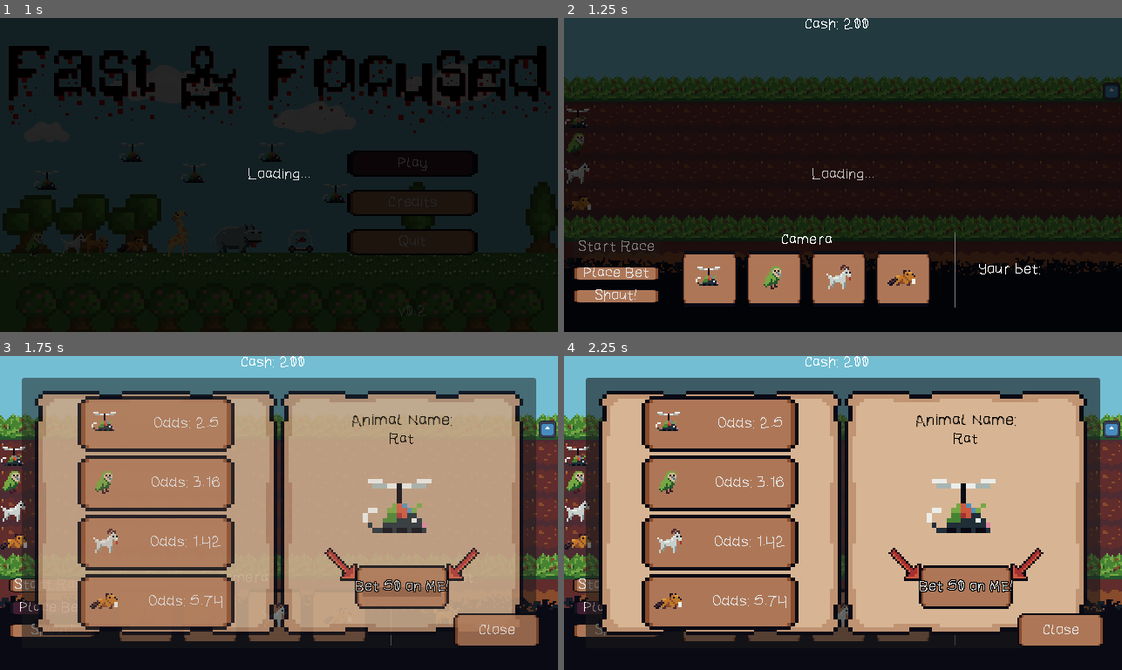
Above: before the commit, frames 1-4 (two rows, left to right).
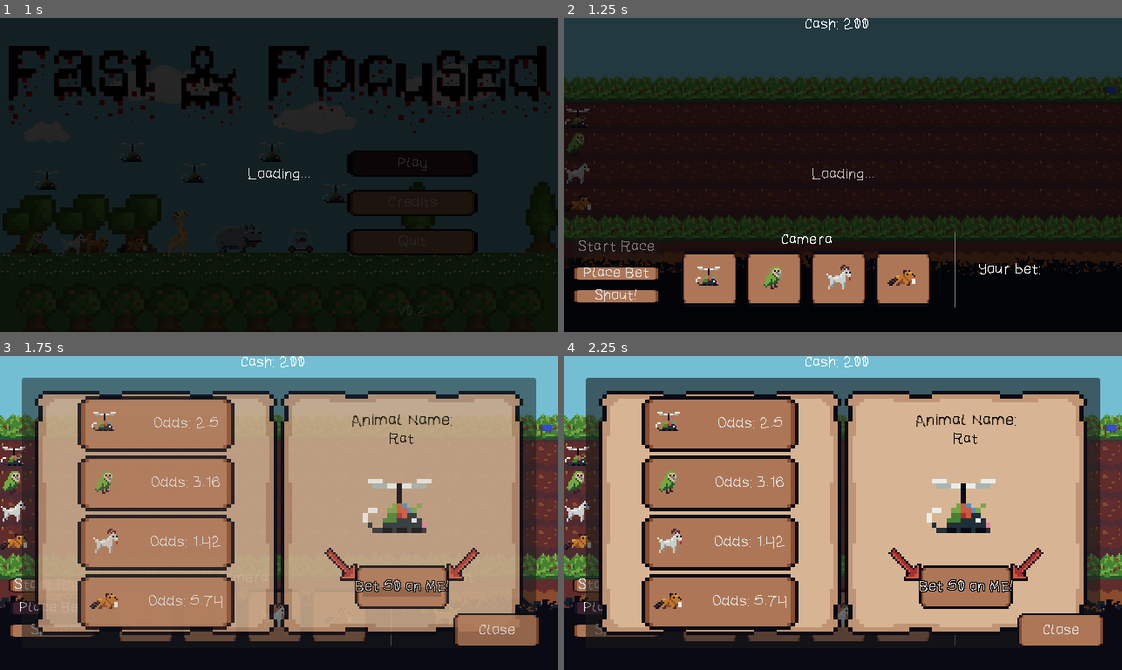
Above: after the commit, the same moments.

Repository: jame581/FastAndFocused
Game: Godot game, scene res://maps/main_menu.tscn
Same seed, same stepped clock (60 frames per second), same inputs: the game is played once before the commit and once after it. The engine's default icon, where the game draws it, is replaced by a stand-in: a white triangle on a blue panel in a dark square.
Inputs:
- Up to frame 1 (1 s): click "Play" at 0.5 s
- Up to frame 2 (1.25 s): no input
- Up to frame 3 (1.75 s): click "Place Bet" at 1.25 s
- Up to frame 4 (2.25 s): click "Start Race" at 2 s

Frame 1 is identical in both runs. In frame 2, less than 0.1% of the frame differs, in the area x 96-100%, y 20-27%; in frame 3, 0.2%; in frame 4, 0.2%.

Commit message:
add flags

Diff:
--- a/source/maps/race_level.tscn
+++ b/source/maps/race_level.tscn
@@ -131,11 +131,11 @@
 position = Vector2(1885, 84)
 
 [node name="NextStageTrigger" parent="." instance=ExtResource("7_dxed3")]
-position = Vector2(628, 84)
+position = Vector2(628, 86)
 race_stage = 2
 
 [node name="NextStageTrigger2" parent="." instance=ExtResource("7_dxed3")]
-position = Vector2(1256, 84)
+position = Vector2(1256, 86)
 race_stage = 3
 
 [node name="AnimatedSprite2D" type="AnimatedSprite2D" parent="."]
--- a/source/scenes/finishg_race_trigger.tscn
+++ b/source/scenes/finishg_race_trigger.tscn
@@ -1,7 +1,7 @@
 [gd_scene load_steps=4 format=3 uid="uid://bndkgd0wx2vwa"]
 
 [ext_resource type="Script" uid="uid://cgsngbun5b55q" path="res://scripts/game/finishg_race_trigger.gd" id="1_vrm06"]
-[ext_resource type="Texture2D" uid="uid://mk371vahuurm" path="res://icon.svg" id="2_xynts"]
+[ext_resource type="Texture2D" uid="uid://q4tjkq4y2t6e" path="res://assets/sprites/FlagFinish.png" id="2_xynts"]
 
 [sub_resource type="RectangleShape2D" id="RectangleShape2D_rbqvt"]
 size = Vector2(20, 184)
@@ -14,5 +14,5 @@
 shape = SubResource("RectangleShape2D_rbqvt")
 
 [node name="Sprite2D" type="Sprite2D" parent="."]
-scale = Vector2(0.15, 0.15)
+scale = Vector2(1.25, 1.25)
 texture = ExtResource("2_xynts")
--- a/source/scenes/next_stagel_trigger.tscn
+++ b/source/scenes/next_stagel_trigger.tscn
@@ -1,7 +1,7 @@
 [gd_scene load_steps=4 format=3 uid="uid://cnriykb7ihd22"]
 
 [ext_resource type="Script" uid="uid://bnqtvdlidpjpt" path="res://scripts/game/next_stage_trigger.gd" id="1_3fuh5"]
-[ext_resource type="Texture2D" uid="uid://mk371vahuurm" path="res://icon.svg" id="2_fsnow"]
+[ext_resource type="Texture2D" uid="uid://bvpknd3plgojf" path="res://assets/sprites/FlagBlue.png" id="2_fsnow"]
 
 [sub_resource type="RectangleShape2D" id="RectangleShape2D_rbqvt"]
 size = Vector2(20, 184)
@@ -14,5 +14,6 @@
 shape = SubResource("RectangleShape2D_rbqvt")
 
 [node name="Sprite2D" type="Sprite2D" parent="."]
-scale = Vector2(0.15, 0.15)
+position = Vector2(9.53674e-07, -9.53674e-07)
+scale = Vector2(1.25, 1.25)
 texture = ExtResource("2_fsnow")
Binary file added: source/assets/sprites/FlagBlue.png
Not shown, added: source/assets/sprites/FlagBlue.png.import
Binary file added: source/assets/sprites/FlagFinish.png
Not shown, added: source/assets/sprites/FlagFinish.png.import
Binary file added: source/assets/sprites/FlagGreen.png
Not shown, added: source/assets/sprites/FlagGreen.png.import
Binary file added: source/assets/sprites/FlagRed.png
Not shown, added: source/assets/sprites/FlagRed.png.import
Not shown: 1 places in source/maps/race_level.tscn that only renumber resources
